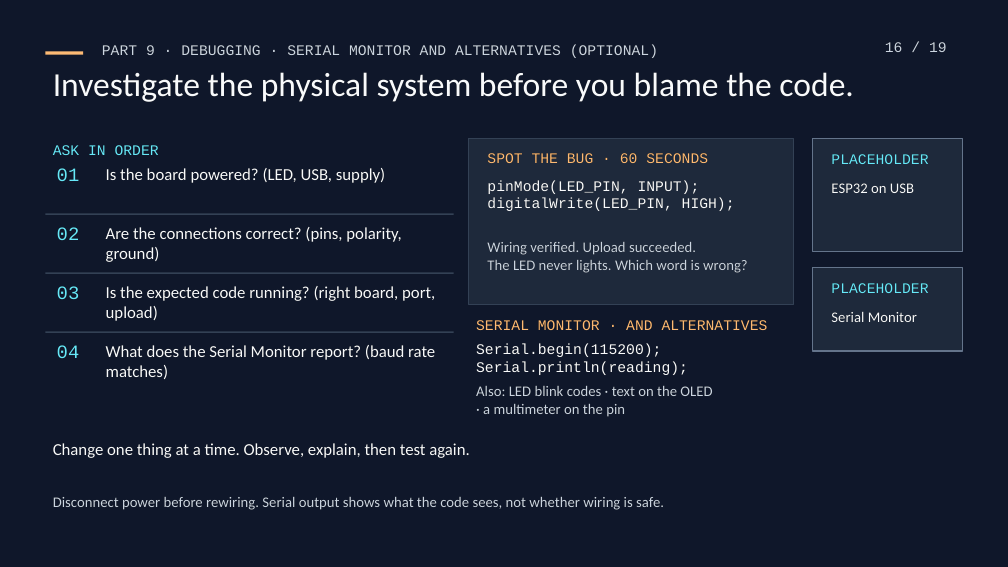
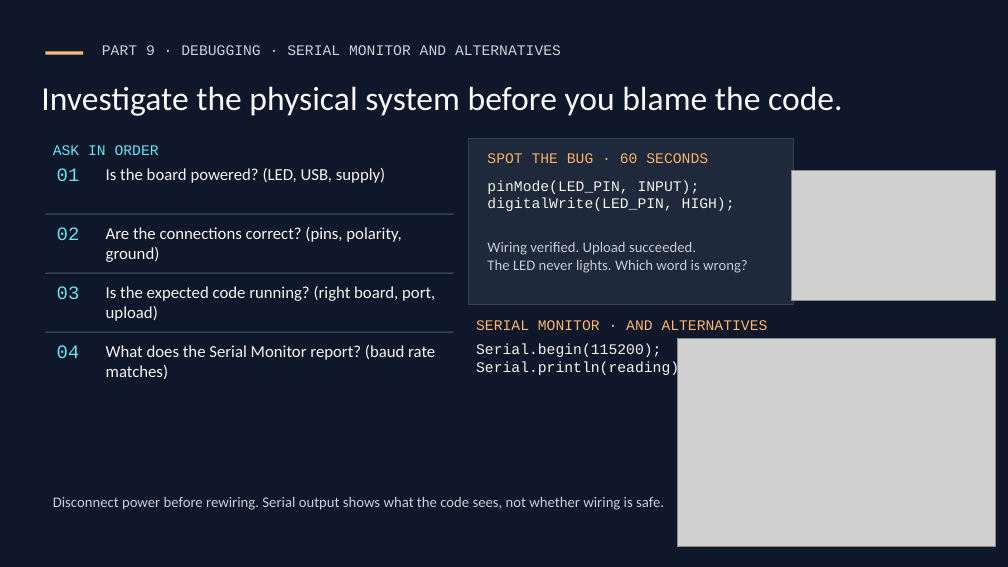
Before and after one commit to kaifshaheemj/iot-workshop, a slide deck: slide 16 of presentations/From-Sensors-to-Smart-Systems.pptx. Drawn at 1008x567 pixels with LibreOffice and Linux fonts; fonts in the diff are those of the drawing; grey boxes stand for pictures. Boxes give left, top, right and bottom in pixels: in the first picture for what was removed or moved away, otherwise in the second. Text is boxed around its words. In the diff, an @@ line names an element or a change of style, - is before the commit and + after.

```diff
--- a/presentations/From-Sensors-to-Smart-Systems.pptx
+++ b/presentations/From-Sensors-to-Smart-Systems.pptx
@@ text at [102, 45, 561, 55]: text changed @@
-PART 9 · DEBUGGING · SERIAL MONITOR AND ALTERNATIVES (OPTIONAL)
+PART 9 · DEBUGGING · SERIAL MONITOR AND ALTERNATIVES
@@ text removed at [885, 42, 947, 52] @@
-16 / 19
@@ text "Investigate the physical system before ...": place and size @@
-text "Investigate the physical system before ..." at [53, 72, 853, 102]
+text "Investigate the physical system before ..." at [41, 86, 842, 116]
@@ rectangle removed at [813, 138, 963, 251] @@
@@ picture added at [792, 170, 996, 301] @@
@@ text removed at [831, 154, 928, 164] @@
-PLACEHOLDER
@@ text removed at [831, 183, 914, 193] @@
-ESP32 on USB
@@ rectangle removed at [813, 267, 963, 351] @@
@@ text removed at [831, 283, 928, 293] @@
-PLACEHOLDER
@@ text removed at [831, 312, 917, 322] @@
-Serial Monitor
@@ picture added at [678, 339, 995, 547] @@
@@ text removed at [476, 386, 712, 417] @@
-Also: LED blink codes · text on the OLED
-· a multimeter on the pin
@@ text removed at [53, 443, 469, 458] @@
-Change one thing at a time. Observe, explain, then test again.
```
Also in this commit, not shown: 17 other slides changed, 1 slide added, 2 slides removed, 6 other files.
